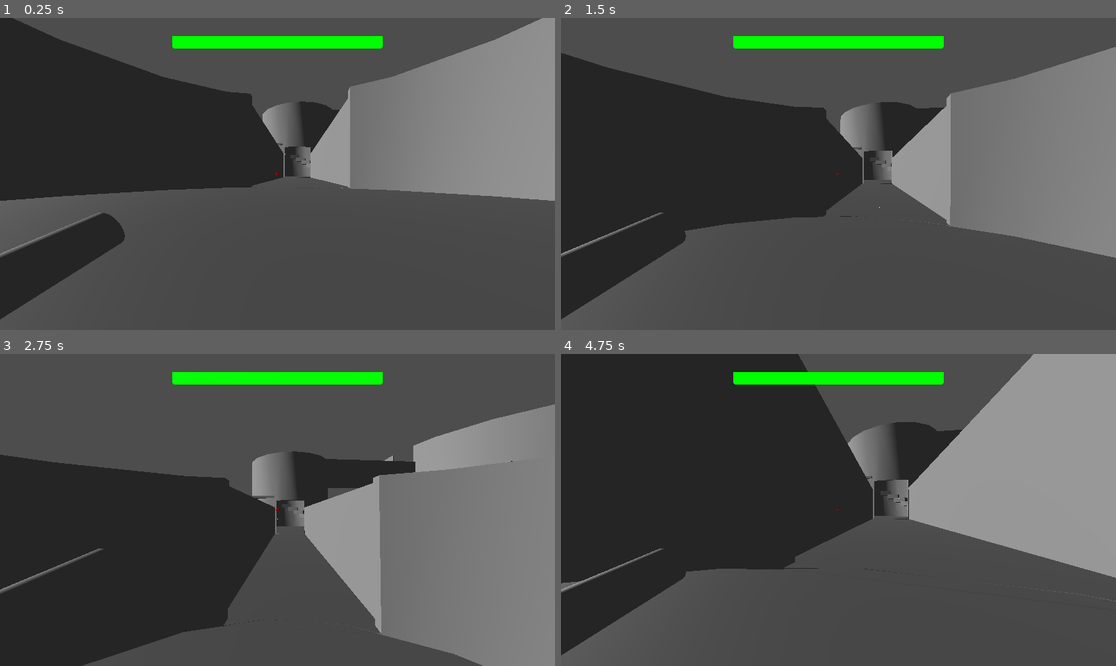
Above: before the commit, frames 1-4 (two rows, left to right).
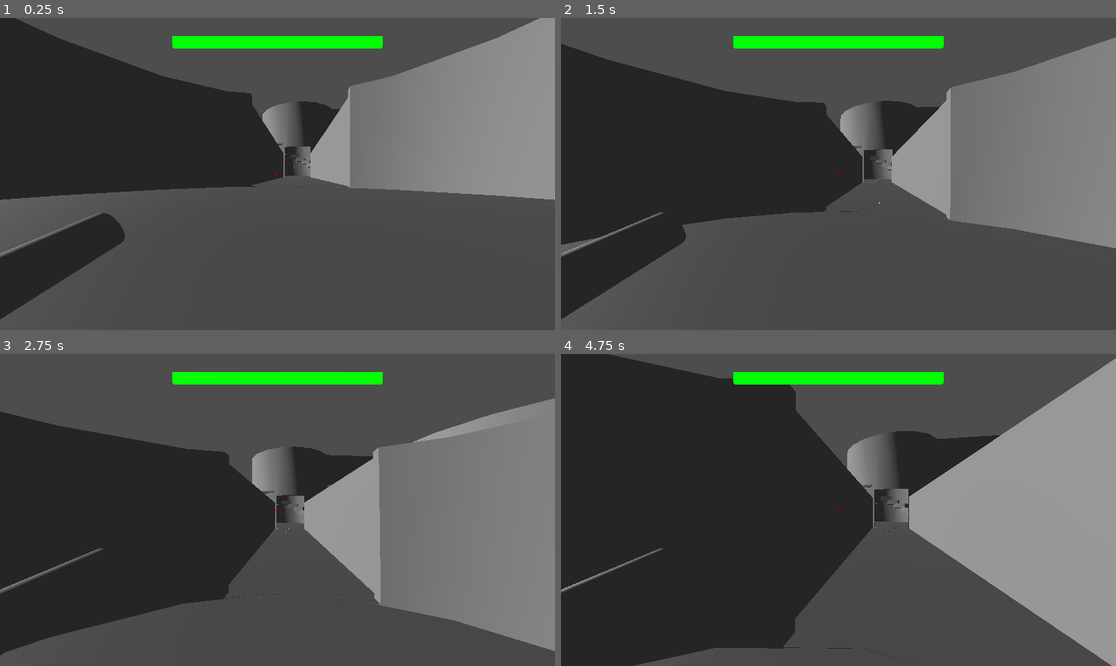
Above: after the commit, the same moments.

Repository: dylatrong/The-Emerald-Post-Game
Game: Godot game, scene res://The Emerald Post LVL 1.tscn
Same seed, same stepped clock (60 frames per second), same inputs: the game is played once before the commit and once after it. Sound files missing from this copy of the repository are replaced by a short silence.
Inputs (mouse positions are in pixels of both pictures, inside the frame that each line leads up to):
- Up to frame 1 (0.25 s): no input
- Up to frame 2 (1.5 s): move the mouse to (866, 174) at 0.52 s; press the mouse at (866, 174) at 0.53 s; hold W (move_forward) from 0.53 s (still down); tap Space (jump) at 0.77 s; move the mouse to (810, 174) at 1.27 s; release the mouse at (810, 174) at 1.28 s; tap Shift (sprint) at 1.35 s
- Up to frame 3 (2.75 s): keep holding W (move_forward); tap Space (jump) at 1.52 s; move the mouse to (288, 503) at 2.02 s; press the mouse at (288, 503) at 2.03 s
- Up to frame 4 (4.75 s): keep holding W (move_forward); move the mouse to (832, 516) at 2.77 s; release the mouse at (832, 516) at 2.78 s; tap Shift (sprint) at 2.85, 4.35 s; tap Space (jump) at 3.02, 3.77, 4.52 s; move the mouse to (877, 513) at 3.52 s; press the mouse at (877, 513) at 3.53 s; move the mouse to (794, 506) at 4.27 s; release the mouse at (794, 506) at 4.28 s

The runs differ from the first frame. In frame 1, 0.5% of the frame differs, in the area x 0-100%, y 0-59%; in frame 2, 3.5%; in frame 3, 16%; in frame 4, 24%, in the area x 0-100%, y 0-100%.

Commit message:
Added asset library for level 1 development

Diff:
--- a/The Emerald Post LVL 1.tscn
+++ b/The Emerald Post LVL 1.tscn
@@ -17,8 +17,14 @@
 [node name="Enemy" parent="." groups=["enemies"] instance=ExtResource("2_ksd6g")]
 transform = Transform3D(1, 0, 0, 0, 1, 0, 0, 0, 1, -355.901, 3.05702, 165.665)
 
+[node name="Enemy2" parent="." groups=["enemies"] instance=ExtResource("2_ksd6g")]
+transform = Transform3D(1, 0, 0, 0, 1, 0, 0, 0, 1, -20.1364, 18.5487, 165.665)
+
 [node name="Ninja" parent="." groups=["enemies"] instance=ExtResource("3_b4cpa")]
 transform = Transform3D(-0.0933264, 0, -0.995636, 0, 1, 0, 0.995636, 0, -0.0933264, -260.574, 9.83218, 230.468)
+
+[node name="Ninja2" parent="." groups=["enemies"] instance=ExtResource("3_b4cpa")]
+transform = Transform3D(-0.0933264, 0, -0.995636, 0, 1, 0, 0.995636, 0, -0.0933264, -15.2019, 12.4375, 140.17)
 
 [node name="Player" parent="." instance=ExtResource("1")]
 transform = Transform3D(-1, 0, -8.74228e-08, 0, 1, 0, 8.74228e-08, 0, -1, 0, 5.77242, 0)
--- /dev/null
+++ b/outline_material.tres.tres
@@ -0,0 +1,7 @@
+[gd_resource type="ShaderMaterial" load_steps=2 format=3 uid="uid://civma7j156qrt"]
+
+[ext_resource type="Shader" uid="uid://b8opwhsu1dcgj" path="res://outline_shader.gdshader" id="1_x8vam"]
+
+[resource]
+render_priority = 0
+shader = ExtResource("1_x8vam")
--- /dev/null
+++ b/outline_shader.gdshader
@@ -0,0 +1,14 @@
+shader_type spatial;
+
+void vertex() {
+	// Called for every vertex the material is visible on.
+}
+
+void fragment() {
+	// Called for every pixel the material is visible on.
+}
+
+//void light() {
+//	// Called for every pixel for every light affecting the material.
+//	// Uncomment to replace the default light processing function with this one.
+//}
--- a/project.godot
+++ b/project.godot
@@ -69,7 +69,7 @@
 
 [physics]
 
-3d/default_gravity=20.0
+3d/default_gravity=25.0
 common/enable_pause_aware_picking=true
 
 [rendering]
Binary file added: Assets/KayKit_Space_Base_Bits_1.0_FREE/Assets/fbx (unity)/basemodule_A.fbx
Not shown, added: Assets/KayKit_Space_Base_Bits_1.0_FREE/Assets/fbx (unity)/basemodule_A.fbx.import
Binary file added: Assets/KayKit_Space_Base_Bits_1.0_FREE/Assets/fbx (unity)/basemodule_B.fbx
Not shown, added: Assets/KayKit_Space_Base_Bits_1.0_FREE/Assets/fbx (unity)/basemodule_B.fbx.import
Binary file added: Assets/KayKit_Space_Base_Bits_1.0_FREE/Assets/fbx (unity)/basemodule_C.fbx
Not shown, added: Assets/KayKit_Space_Base_Bits_1.0_FREE/Assets/fbx (unity)/basemodule_C.fbx.import
Binary file added: Assets/KayKit_Space_Base_Bits_1.0_FREE/Assets/fbx (unity)/basemodule_D.fbx
Not shown, added: Assets/KayKit_Space_Base_Bits_1.0_FREE/Assets/fbx (unity)/basemodule_D.fbx.import
Binary file added: Assets/KayKit_Space_Base_Bits_1.0_FREE/Assets/fbx (unity)/basemodule_E.fbx
Not shown, added: Assets/KayKit_Space_Base_Bits_1.0_FREE/Assets/fbx (unity)/basemodule_E.fbx.import
Binary file added: Assets/KayKit_Space_Base_Bits_1.0_FREE/Assets/fbx (unity)/basemodule_garage.fbx
Not shown, added: Assets/KayKit_Space_Base_Bits_1.0_FREE/Assets/fbx (unity)/basemodule_garage.fbx.import
(and 624 more such lines)
